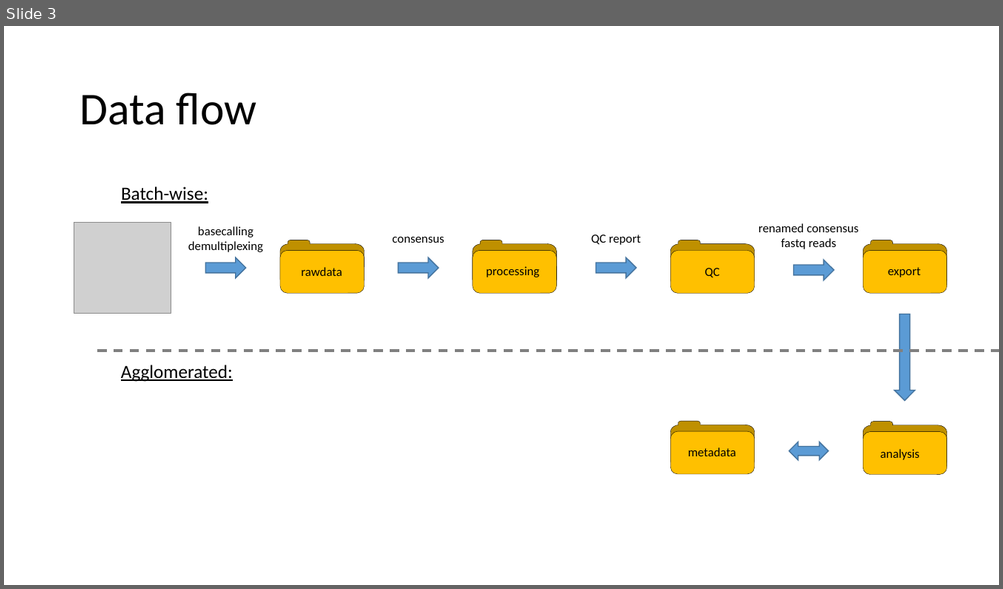
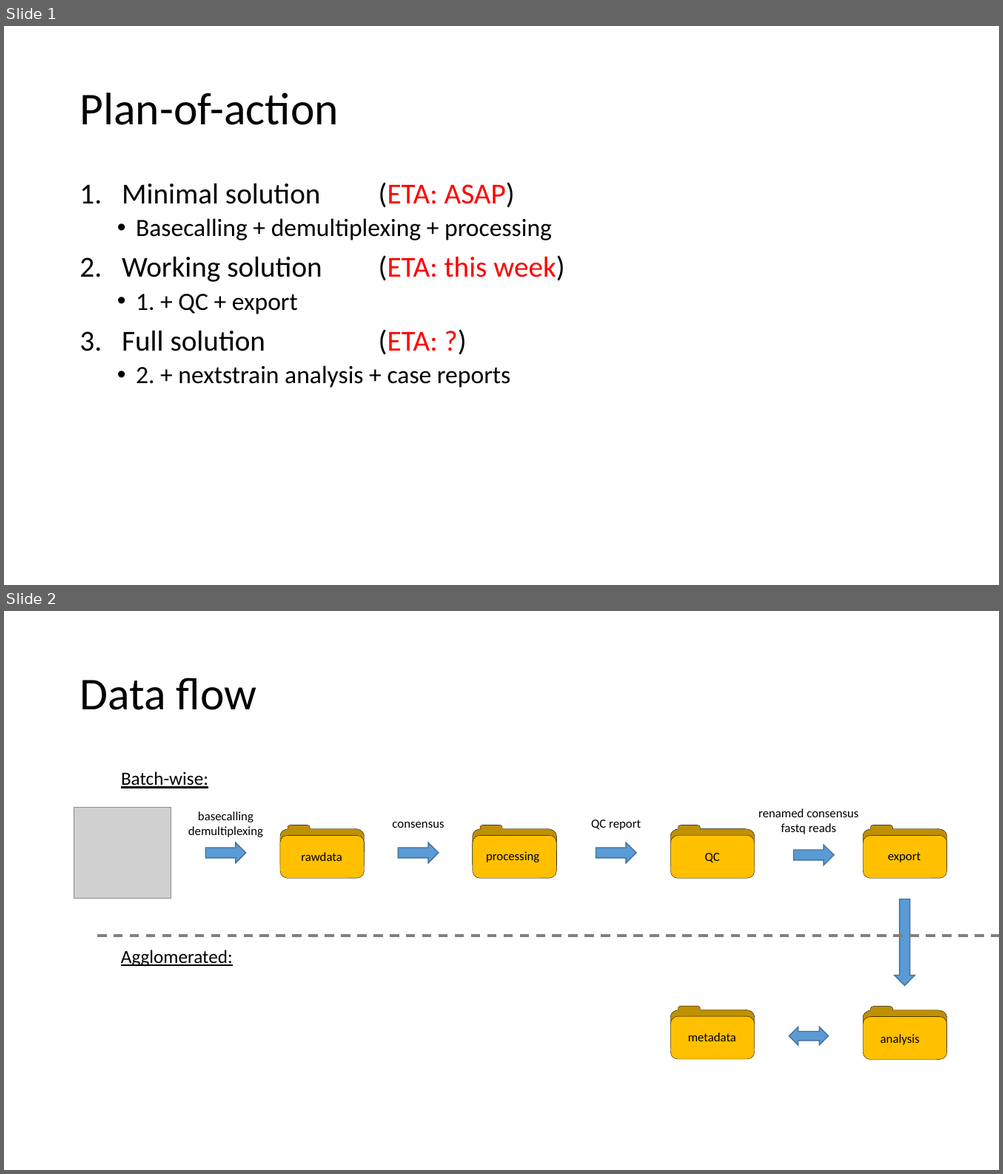
Before and after one commit to TYMichaelsen/covid19, a slide deck: workflow/bioinformatic_workflow.pptm. Shown one above the other, each under a label of ours: slide 3 before the commit, slides 1 and 2 after it. The pictures are 1003x589 and 1003x1174 pixels, drawn with LibreOffice and Linux fonts; fonts in the diff are those of the drawing; grey boxes stand for pictures. Boxes give left, top, right and bottom in pixels: in the first picture for what was removed or moved away, otherwise in the second. Text is boxed around its words. In the diff, an @@ line names an element or a change of style, - is before the commit and + after.

```diff
--- a/workflow/bioinformatic_workflow.pptm
+++ b/workflow/bioinformatic_workflow.pptm
@@ slide 1 added at [4, 26, 999, 585], background #FFFFFF @@
@@ title added at [79, 93, 338, 125], 44 pt, text #000000 @@
+Plan-of-action
@@ text added at [122, 182, 564, 388], 24 pt, text #000000 @@
+1. Minimal solution (ETA: ASAP)
+  • Basecalling + demultiplexing + processing
+2. Working solution (ETA: this week)
+  • 1. + QC + export
+3. Full solution (ETA: ?)
+  • 2. + nextstrain analysis + case reports
@@ what was slide 3 is now slide 2 @@
```
Also in this commit, not shown: 1 slide changed, 1 other slide added.
